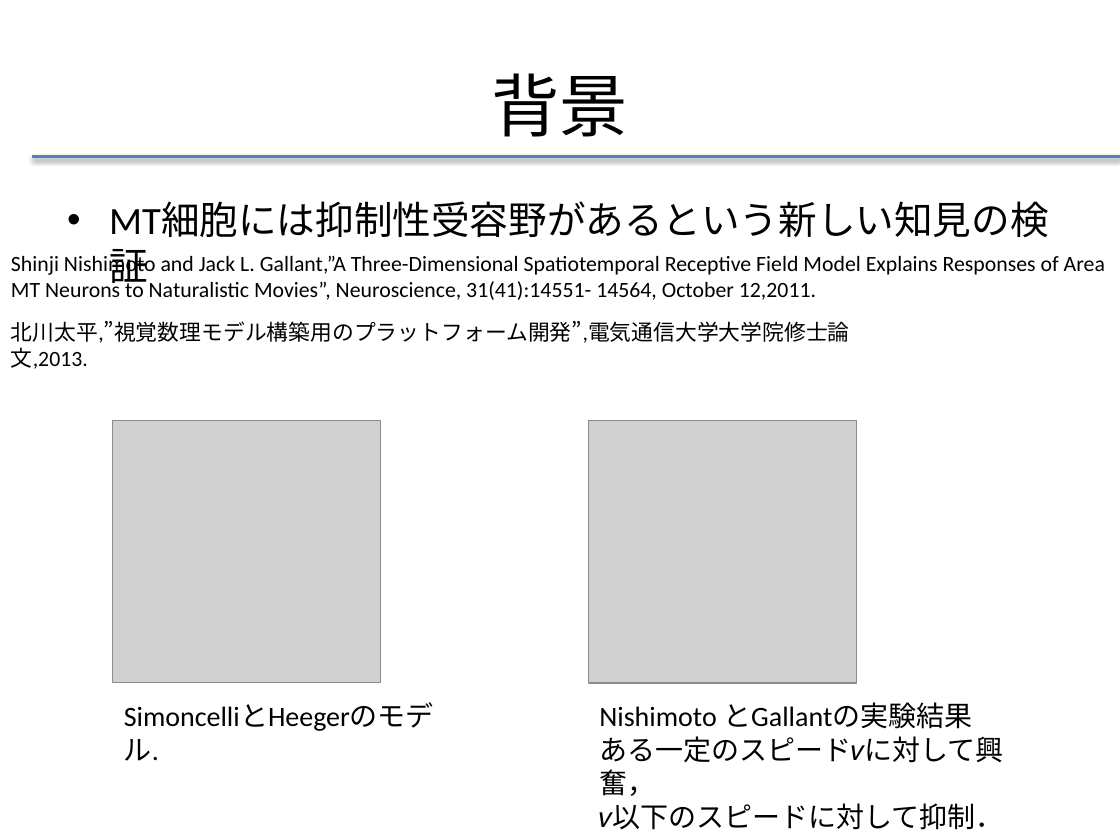
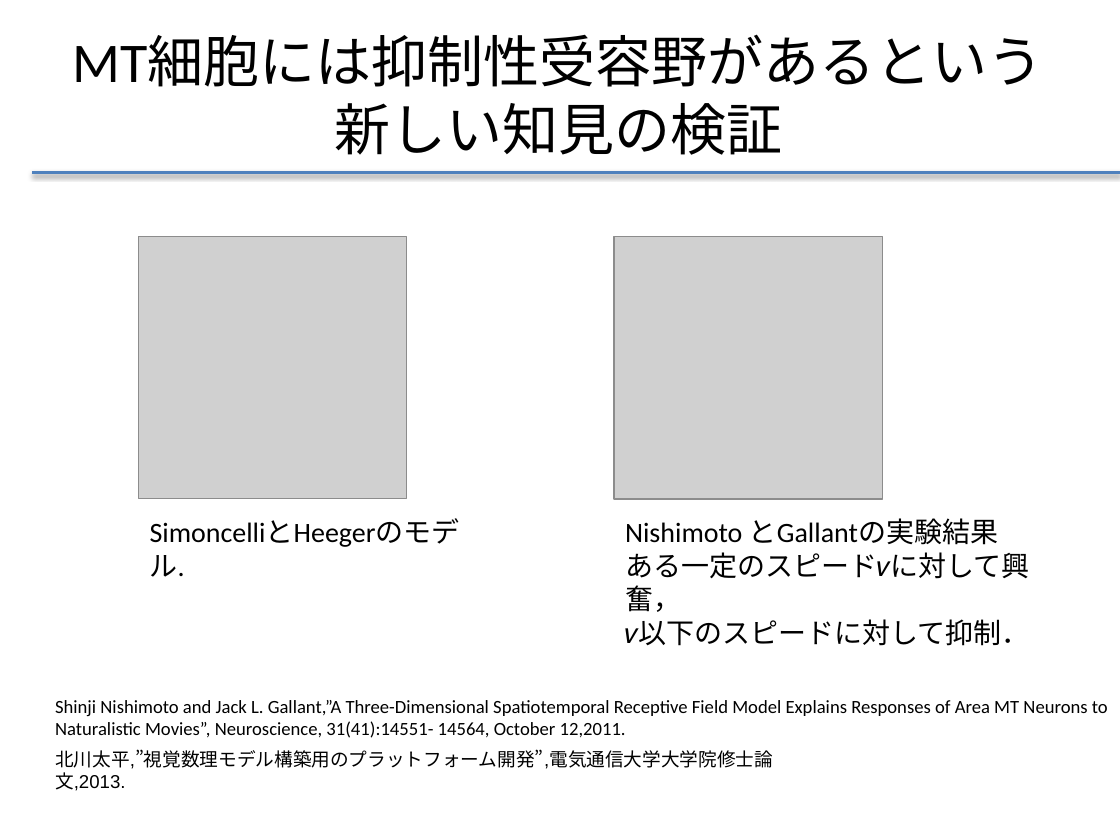
Before and after one commit to f-akazawa/akaz_uecdevelop, a slide deck: slide 7 of doc/中間発表資料.pptx (slide 8 before the commit). Drawn at 1120x840 pixels with LibreOffice and Linux fonts; fonts in the diff are those of the drawing; grey boxes stand for pictures. Boxes give left, top, right and bottom in pixels: in the first picture for what was removed or moved away, otherwise in the second. Text is boxed around its words. In the diff, an @@ line names an element or a change of style, - is before the commit and + after.

```diff
--- a/doc/中間発表資料.pptx
+++ b/doc/中間発表資料.pptx
@@ title at <box>73,36,1044,155</box>: text changed; size 44 to 36 pt @@
-背景
+MT細胞には抑制性受容野があるという
+新しい知見の検証
@@ line moved from (32, 157) - (1120, 157) to (32, 172) - (1120, 172) @@
@@ text removed at <box>56,190,1064,270</box> @@
-• MT細胞には抑制性受容野があるという新しい知見の検証
@@ 2 pictures, 2 texts: place and size @@
-2 pictures, 2 texts at <box>113,420,972,762</box>
+2 pictures, 2 texts at <box>139,236,998,578</box>
@@ text "Shinji Nishimoto and Jack L. ...": place and size @@
-text "Shinji Nishimoto and Jack L. ..." at <box>11,253,1105,300</box>
+text "Shinji Nishimoto and Jack L. ..." at <box>55,700,1108,738</box>
@@ text "Shinji Nishimoto and Jack L. ..." at <box>55,700,1108,738</box>: size 14 to 12 pt @@
@@ text "北川太平,”視覚数理モデル構築用のプラットフォーム開発”,電気通信大学大学院修士論文,2013.": place and size @@
-text "北川太平,”視覚数理モデル構築用のプラットフォーム開発”,電気通信大学大学院修士論文,2013." at <box>11,321,850,343</box>
+text "北川太平,”視覚数理モデル構築用のプラットフォーム開発”,電気通信大学大学院修士論文,2013." at <box>55,749,773,791</box>
@@ text "北川太平,”視覚数理モデル構築用のプラットフォーム開発”,電気通信大学大学院修士論文,2013." at <box>55,749,773,791</box>: size 14 to 12 pt, font Calibri to Arial @@
```
Also in this commit, not shown: 4 other slides changed, 1 slide added, 2 slides removed.
